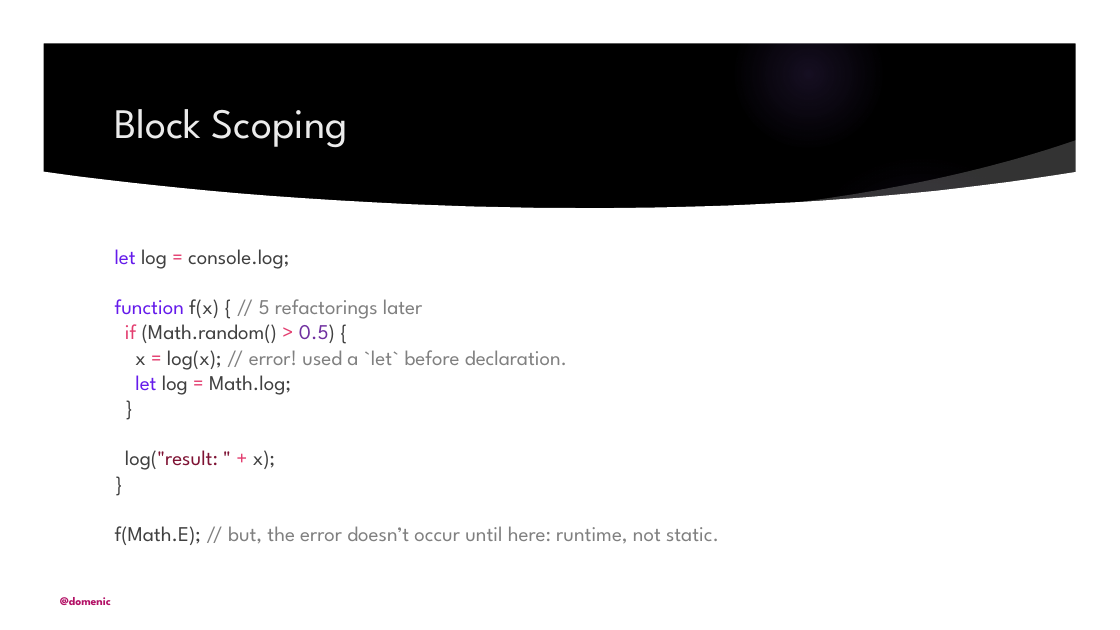
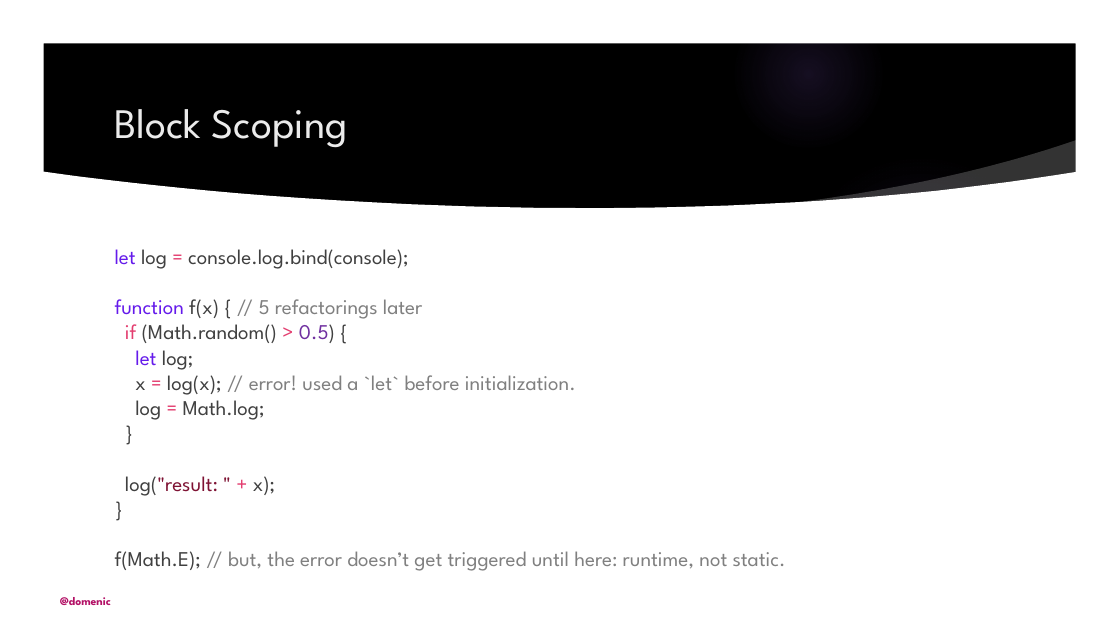
Before and after one commit to domenic/es6isnigh, a slide deck: slide 22 of assets/presentation-30-minutes.pptx (slide 19 before the commit). Drawn at 1120x630 pixels with LibreOffice and Linux fonts; fonts in the diff are those of the drawing; background and template pictures are left out. Boxes give left, top, right and bottom in pixels: in the first picture for what was removed or moved away, otherwise in the second. Text is boxed around its words. In the diff, an @@ line names an element or a change of style, - is before the commit and + after.

```diff
--- a/assets/presentation-30-minutes.pptx
+++ b/assets/presentation-30-minutes.pptx
@@ text at box(115, 249, 786, 571): text changed @@
-let log = console.log;
-function f(x) { // 5 refactorings later
-if (Math.random() > 0.5) {
-x = log(x); // error! used a `let` before declaration.
-let log = Math.log;
-}
-log("result: " + x);
-}
-f(Math.E); // but, the error doesn’t occur until here: runtime, not static.
+let log = console.log.bind(console);
+function f(x) { // 5 refactorings later
+if (Math.random() > 0.5) {
+let log;
+x = log(x); // error! used a `let` before initialization.
+log = Math.log;
+}
+log("result: " + x);
+}
+f(Math.E); // but, the error doesn’t get triggered until here: runtime, not static.
```
Also in this commit, not shown: 4 other slides changed, 1 slide removed, 1 other file.
